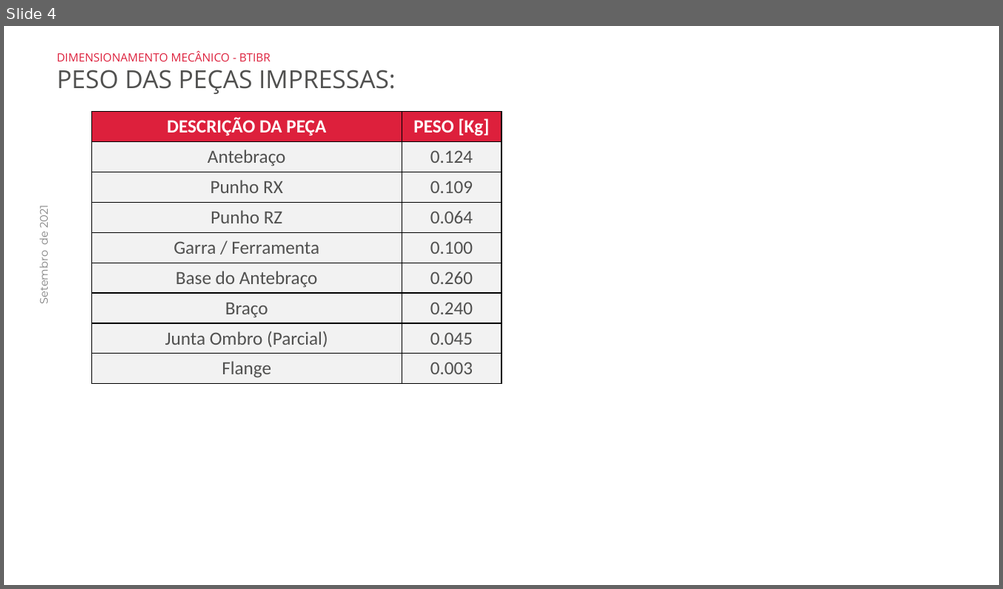
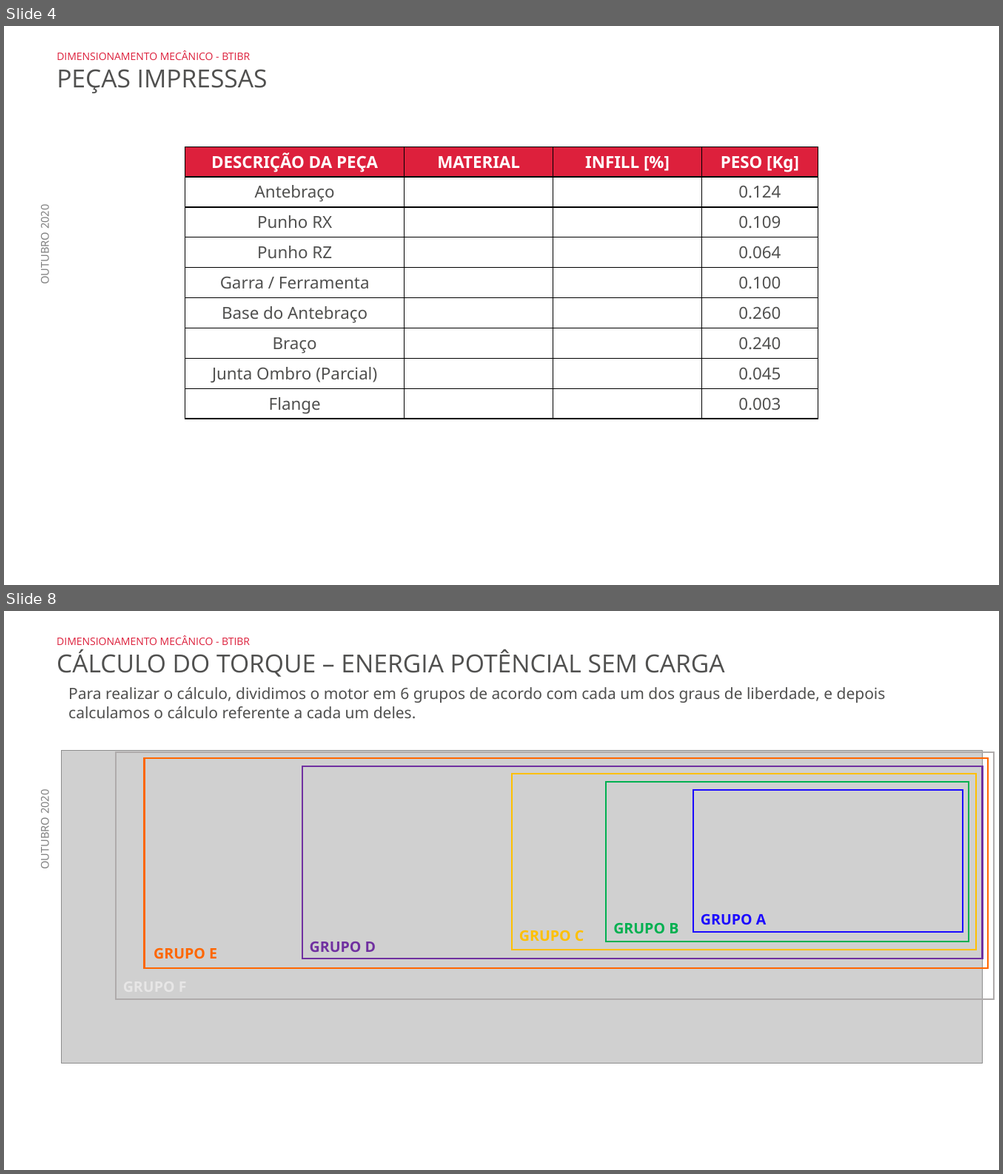
Before and after one commit to BTIBR/Projeto-Mecanico, a slide deck: Arquivos Gerais/Análises e Cálculos/Dimensionamento Mecânico BTIBR.pptx. Shown one above the other, each under a label of ours: slide 4 before the commit, slides 4 and 8 after it; the slides between them are not shown. The pictures are 1003x589 and 1003x1174 pixels, drawn with LibreOffice and Linux fonts; fonts in the diff are those of the drawing; grey boxes stand for pictures; background and template pictures are left out. Boxes give left, top, right and bottom in pixels: in the first picture for what was removed or moved away, otherwise in the second. Text is boxed around its words. In the diff, an @@ line names an element or a change of style, - is before the commit and + after.

Commit message:
Update do Dimensionamento

```diff
--- a/Arquivos Gerais/Análises e Cálculos/Dimensionamento Mecânico BTIBR.pptx
+++ b/Arquivos Gerais/Análises e Cálculos/Dimensionamento Mecânico BTIBR.pptx
@@ slide 8 added at <box>4,611,999,1170</box>, background picture (left out); not listed: 1 template element that a slide beside it also shows @@
@@ text added at <box>57,635,725,677</box>, 24 pt, text #50504F @@
+DIMENSIONAMENTO MECÂNICO - BTIBR
+CÁLCULO DO TORQUE – ENERGIA POTÊNCIAL SEM CARGA
@@ text added at <box>68,687,885,719</box>, 15 pt, text #50504F @@
+Para realizar o cálculo, dividimos o motor em 6 grupos de acordo com cada um dos graus de liberdade, e depois calculamos o cálculo referente a cada um deles.
@@ picture added at <box>62,751,982,1064</box> @@
@@ rectangle added at <box>116,752,994,999</box>, outline #AFABAB 1.5 pt @@
@@ rectangle added at <box>145,758,987,968</box>, outline #FF6600 1.5 pt @@
@@ rectangle added at <box>302,766,983,959</box>, outline #7030A0 1.5 pt @@
@@ rectangle added at <box>512,774,976,950</box>, outline #FFC000 1.5 pt @@
@@ rectangle added at <box>606,782,969,942</box>, outline #00B050 1.5 pt @@
@@ rectangle added at <box>694,790,963,932</box>, outline #1B09FF 1.5 pt @@
@@ text added at <box>700,914,766,925</box>, 14 pt, text #1B09FF, bold @@
+GRUPO A
@@ text added at <box>310,942,376,952</box>, 14 pt, text #7030A0, bold @@
+GRUPO D
@@ text added at <box>519,931,583,941</box>, 14 pt, text #FFC000, bold @@
+GRUPO C
@@ text added at <box>613,923,678,934</box>, 14 pt, text #00B050, bold @@
+GRUPO B
@@ text added at <box>153,948,205,959</box>, 14 pt, text #E7E6E6, bold @@
+GRUPO F
@@ text added at <box>209,948,217,959</box>, 14 pt, text #FF6600, bold @@
+GRUPO E
@@ slide 4 changed as well @@
@@ text at <box>57,69,267,93</box>: text changed @@
-PESO DAS PEÇAS IMPRESSAS:
+PEÇAS IMPRESSAS
@@ text at <box>57,50,250,60</box>: size 11 to 10 pt in "DIMENSIONAMENTO MECÂNICO - BTIBR" @@
@@ table at <box>185,147,817,419</box> @@
+column 2: MATERIAL |  |  |  |  |  |  |  | 
+column 3: INFILL [%] |  |  |  |  |  |  |  | 
@@ table: place and size @@
-table at <box>91,112,502,384</box>
+table at <box>185,147,817,419</box>
@@ text removed at <box>36,207,51,304</box> @@
-Setembro de 2021
@@ text added at <box>37,207,52,284</box>, 10.5 pt, text #808080 @@
+OUTUBRO 2020
```
Also in this commit, not shown: 7 other slides changed, 12 other slides added, 44 other files.
